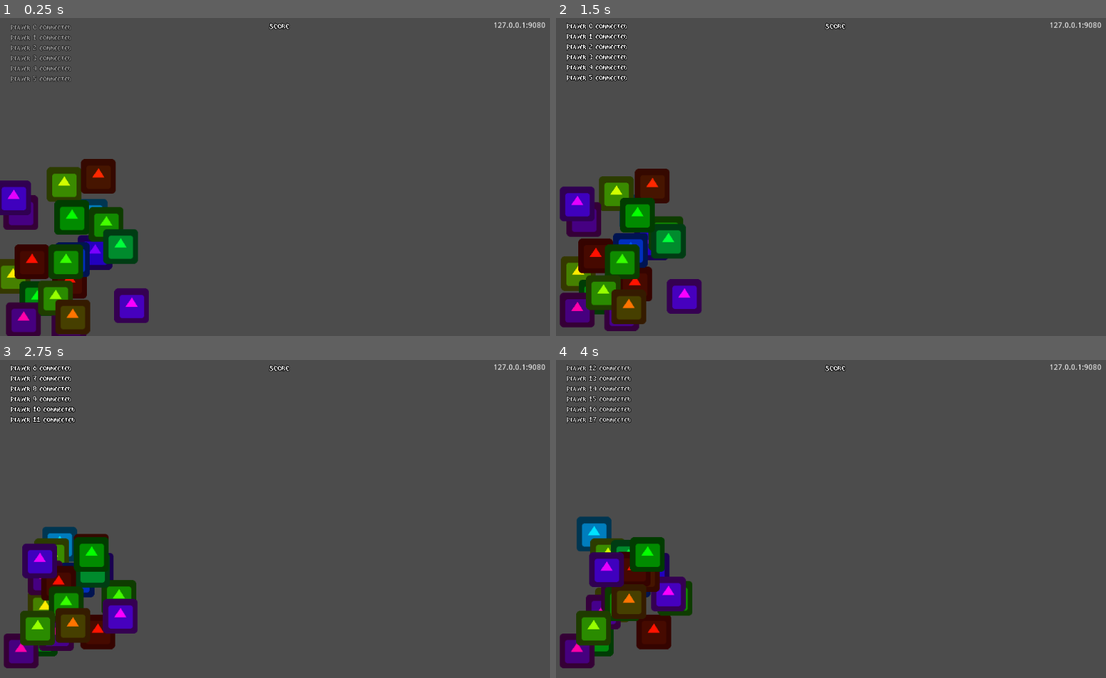
Above: before the commit, frames 1-4 (two rows, left to right).
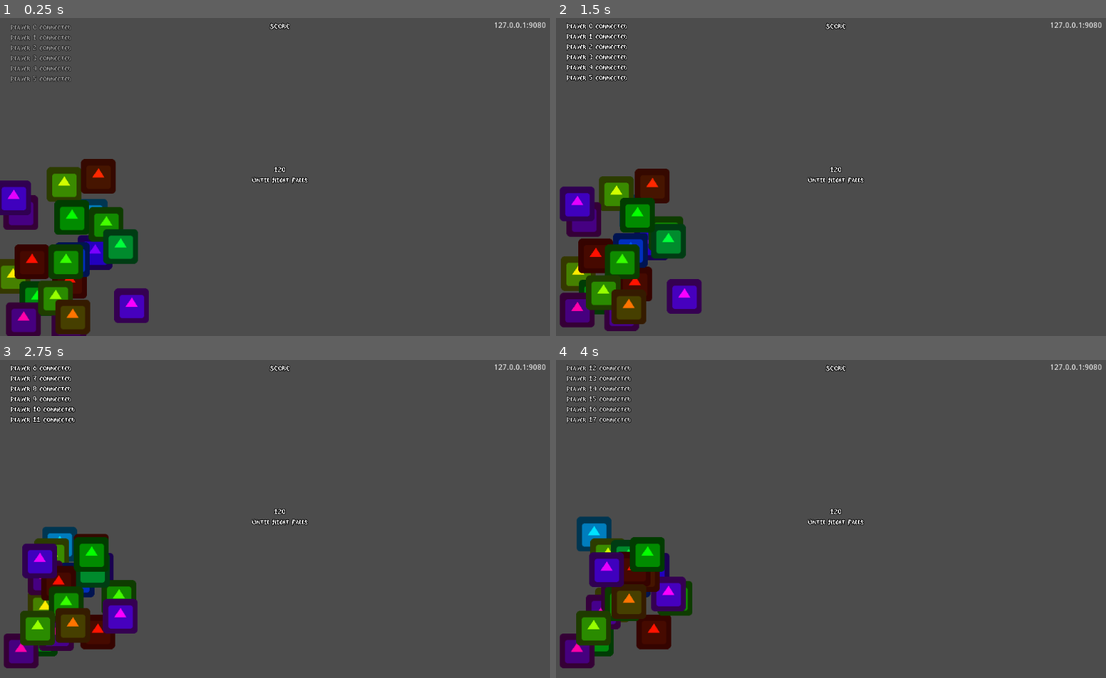
Above: after the commit, the same moments.

Repository: manning390/number-horde
Game: Godot game, scene res://scenes/Server.tscn
Same seed, same stepped clock (60 frames per second), same inputs: the game is played once before the commit and once after it. The engine's default icon, where the game draws it, is replaced by a stand-in: a white triangle on a blue panel in a dark square.
Inputs:
- Up to frame 1 (0.25 s): no input
- Up to frame 2 (1.5 s): no input
- Up to frame 3 (2.75 s): no input
- Up to frame 4 (4 s): no input

The runs differ from the first frame. In frame 1, 0.3% of the frame differs, in the area x 45-100%, y 1-53%; in frame 2, 0.3%; in frame 3, 0.3%; in frame 4, 0.3%.

Commit message:
Created game start timeout to give people time to start.

Diff:
--- a/scenes/Server.tscn
+++ b/scenes/Server.tscn
@@ -12,8 +12,8 @@
 [node name="Control" type="Control" parent="UI"]
 anchor_right = 1.0
 anchor_bottom = 1.0
-margin_left = 4.0
-margin_right = 1024.0
+margin_left = 5.0
+margin_right = 1025.0
 margin_bottom = 600.0
 __meta__ = {
 "_edit_use_anchors_": false
@@ -48,7 +48,32 @@
 "_edit_use_anchors_": false
 }
 
+[node name="Countdown" type="Label" parent="UI/Control"]
+anchor_left = 0.5
+anchor_top = 0.5
+anchor_right = 0.5
+anchor_bottom = 0.5
+margin_left = -51.0
+margin_top = -15.5
+margin_right = 51.0
+margin_bottom = 15.5
+grow_horizontal = 2
+custom_fonts/font = ExtResource( 2 )
+text = "120
+Until Night Falls"
+align = 1
+valign = 1
+__meta__ = {
+"_edit_use_anchors_": false
+}
+
 [node name="Notify_timer" type="Timer" parent="."]
 wait_time = 1.8
 autostart = true
+
+[node name="Start_timer" type="Timer" parent="."]
+wait_time = 120.0
+one_shot = true
+autostart = true
 [connection signal="timeout" from="Notify_timer" to="." method="_on_Notify_timer_timeout"]
+[connection signal="timeout" from="Start_timer" to="." method="_on_Start_timer_timeout"]
--- a/scenes/Zombie.tscn
+++ b/scenes/Zombie.tscn
@@ -20,7 +20,6 @@
 z_index = 50
 
 [node name="Equation" type="Label" parent="ZLayer"]
-anchor_left = 0.5
 anchor_right = 0.5
 margin_right = 40.0
 margin_bottom = 16.0
--- a/scripts/Server.gd
+++ b/scripts/Server.gd
@@ -4,7 +4,13 @@
 var zombie_node = preload("res://scenes/Zombie.tscn")
 var notify_node = preload("res://scenes/FallingText.tscn")
 
+onready var countdown_label = $UI/Control/Countdown
+onready var start_timer = $Start_timer
+
+var countdown_color = 0
+
 var TEST = 0
+const MOCK_PLAYERS = 20
 
 var ip = "127.0.0.1"
 const PORT = 9080
@@ -28,6 +34,8 @@
 
 const MAX_NOTIFY = 6
 var notify_queue = []
+
+var game_started = false
 
 # Called when the node enters the scene tree for the first time.
 func _ready():
@@ -60,7 +68,7 @@
 	elif err == OK:
 		print("Server started")
 
-	for i in 20:
+	for i in MOCK_PLAYERS:
 		spawn_player(i, true)
 
 	# Display our IP
@@ -77,13 +85,16 @@
 
 func _process(delta):
 	# Spawn a zombie for every player there is, negative numbers ignored
-	spawn_zombie(players.size() - zombies.size())
+	if game_started:
+		spawn_zombie(players.size() - zombies.size())
+	else:
+		update_countdown()
 
 	TEST += delta
 	if TEST >= 0.2:
 		TEST = 0
 		randomize()
-		_on_fire(randi() % players.size(), {"shot": randi() % 10})
+		_on_fire(randi() % MOCK_PLAYERS, {"shot": randi() % 10})
 
 	_server.poll()
 
@@ -171,15 +182,16 @@
 	players.erase(id)
 
 func _on_fire(id, data):
-#	print("player: ", id, " shot ", data.shot)
-	targetable_zombies = get_targetable_zombies()
-	for z in targetable_zombies:
-		if z.answer == data.shot:
-			players[id].instance.fire(z)
-#			_sendPkt(id, "hit", {"equation": z.equation})
-			return
-	players[id].instance.fire(null)
-#	_sendPkt(id, "miss", {})
+	if game_started:
+		#	print("player: ", id, " shot ", data.shot)
+			targetable_zombies = get_targetable_zombies()
+			for z in targetable_zombies:
+				if z.answer == data.shot:
+					players[id].instance.fire(z)
+		#			_sendPkt(id, "hit", {"equation": z.equation})
+					return
+			players[id].instance.fire(null)
+		#	_sendPkt(id, "miss", {})
 
 func notify(text):
 	notify_queue.append(text)
@@ -193,3 +205,23 @@
 		var notify_inst = Global.instance_node(notify_node, Vector2(20, 20), Global.node_creation_parent)
 		notify_inst.set_text(text)
 		notify_inst.start()
+
+
+func _on_Start_timer_timeout():
+	game_started = true
+	countdown_color = 0
+	start_timer.queue_free()
+	countdown_label.queue_free()
+
+func update_countdown():
+	# 0 => white, 1 => yellow, 2 => orange, 3 => red
+	if countdown_color <= 0 && start_timer.time_left  <= (start_timer.wait_time / 2):
+		countdown_color = 1
+		countdown_label.set("custom_colors/font_color", Color.yellow)
+	elif countdown_color <= 1 && start_timer.time_left <= 30:
+		countdown_color = 2
+		countdown_label.set("custom_colors/font_color", Color.orange)
+	elif countdown_color <= 2 && start_timer.time_left <= 10:
+		countdown_color = 3
+		countdown_label.set("custom_colors/font_color", Color.red)
+	countdown_label.text = "%d seconds\n until night falls" % [int(start_timer.time_left)]
